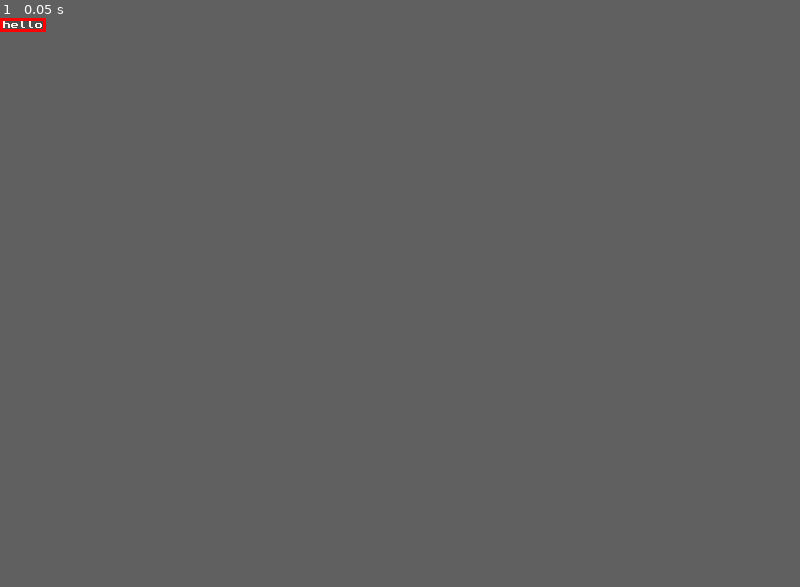
Above: before the commit, frame 1.
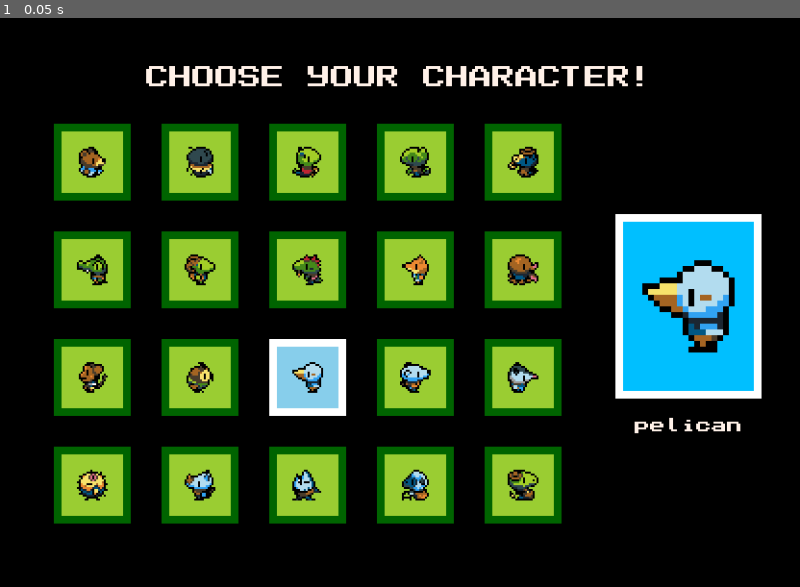
Above: after the commit, the same moment.

Repository: pilsef/drawing-nl
Game: Godot game, scene res://Root.tscn
Same seed, same stepped clock (60 frames per second), same inputs: the game is played once before the commit and once after it.
Inputs:
- Up to frame 1 (0.05 s): no input
In our replay, the window is 46x14 before the commit and 800x569 after it. These sizes can differ from the game's own. Grey fills any space a smaller window leaves; there, only what the larger window draws over its background counts as a difference.

The runs differ from the first frame. In frame 1, 33% of the frame differs, in the area x 0-96%, y 0-89%.

Commit message:
update example

Diff:
--- a/Root.tscn
+++ b/Root.tscn
@@ -1,12 +1,14 @@
-[gd_scene load_steps=4 format=3 uid="uid://dsrjwy4mgqm0f"]
+[gd_scene load_steps=5 format=3 uid="uid://dsrjwy4mgqm0f"]
 
 [ext_resource type="Script" path="res://Boot.gd" id="1_i05s4"]
-[ext_resource type="Script" path="res://fn/FnGu.gd" id="2_iohis"]
+[ext_resource type="Script" path="res://fn/examples/FnGuCharacterSelection.gd" id="2_pd1a4"]
+[ext_resource type="Texture2D" uid="uid://dwhg302a5vugv" path="res://tex/animals/pelican.png" id="3_cl3lq"]
 
-[sub_resource type="Resource" id="Resource_1vsb7"]
-script = ExtResource("2_iohis")
+[sub_resource type="Resource" id="Resource_8welw"]
+script = ExtResource("2_pd1a4")
+tex_animal_selected = ExtResource("3_cl3lq")
 
 [node name="Root" type="Node2D"]
 position = Vector2(-1, 0)
 script = ExtResource("1_i05s4")
-rq_gu_root = SubResource("Resource_1vsb7")
+rq_gu_root = SubResource("Resource_8welw")
--- a/fn/examples/FnGuCharacterSelection.gd
+++ b/fn/examples/FnGuCharacterSelection.gd
@@ -20,9 +20,8 @@
 		[
 			scaled(3),
 			padgrounded_hv(Color.DEEP_SKY_BLUE, 10, 20),
-			padgrounded_a(Color.WHITE, 4),
+			bordered(Color.WHITE, 4),
 			with(textd(name), Pos.BOTTOM_MIDDLE, Dir.DOWN, Vector2(0,10)),
-			backgrounded(Color.BLACK)
 		],
 		img(tex_animal_selected)
 	)
